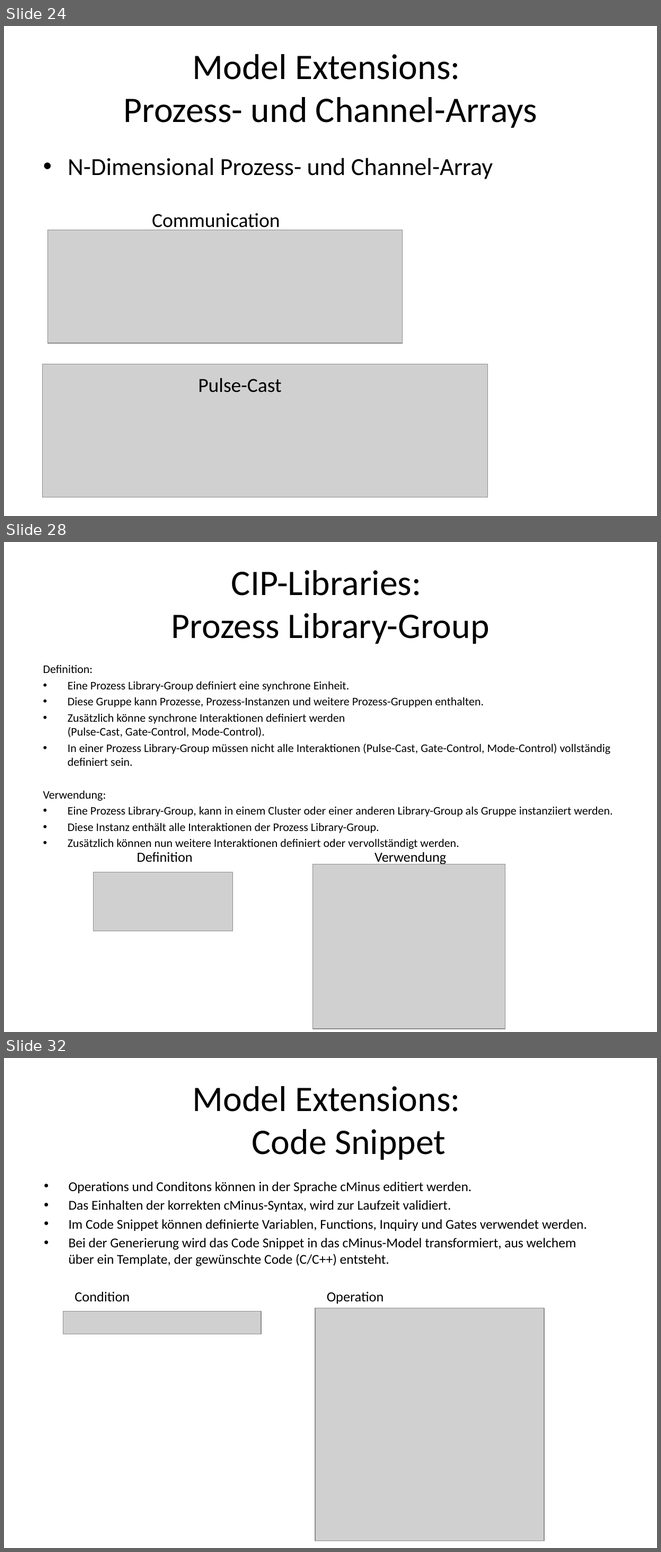
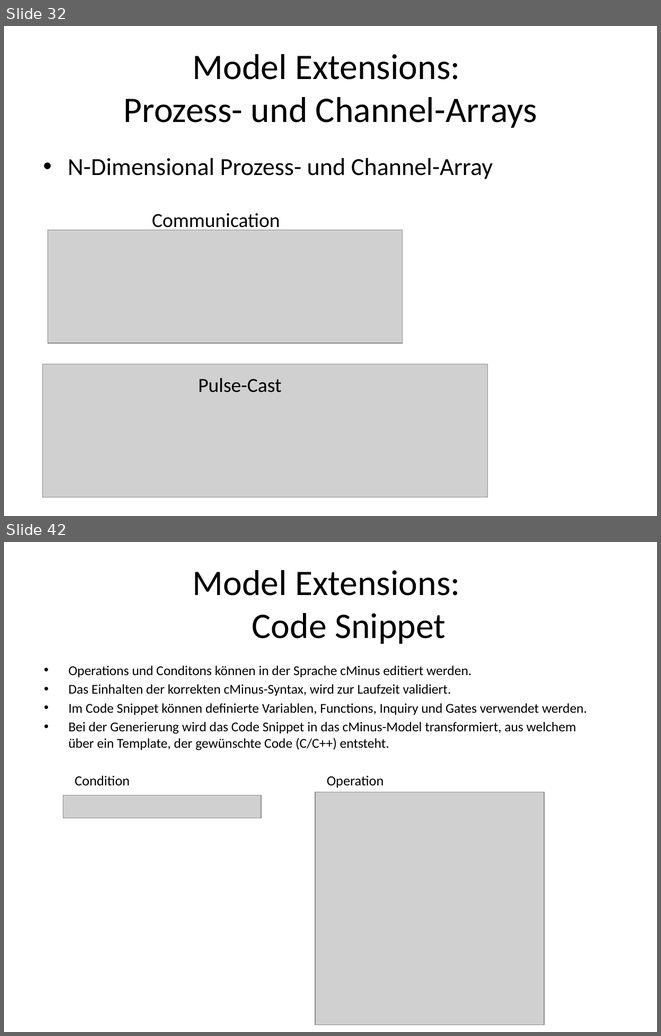
Before and after one commit to actifsource/ch.actifsource.example.cip, a slide deck: ch.actifsource.example.cip.course/docs/Actifsource CIP.pptx. Shown one above the other, each under a label of ours: slides 24, 28 and 32 before the commit, slides 32 and 42 after it; the slides between them are not shown. The pictures are 661x1552 and 661x1036 pixels, drawn with LibreOffice and Linux fonts; fonts in the diff are those of the drawing; grey boxes stand for pictures. Boxes give left, top, right and bottom in pixels: in the first picture for what was removed or moved away, otherwise in the second. Text is boxed around its words. In the diff, an @@ line names an element or a change of style, - is before the commit and + after.

```diff
--- a/ch.actifsource.example.cip.course/docs/Actifsource CIP.pptx
+++ b/ch.actifsource.example.cip.course/docs/Actifsource CIP.pptx
@@ slide 28 removed at [4,542,657,1032], background #FFFFFF @@
@@ title removed at [171,570,489,644] @@
-CIP-Libraries:
-Prozess Library-Group
@@ text removed at [43,665,612,849] @@
-Definition:
-• Eine Prozess Library-Group definiert eine synchrone Einheit.
-• Diese Gruppe kann Prozesse, Prozess-Instanzen und weitere Prozess-Gruppen enthalten.
-• Zusätzlich könne synchrone Interaktionen definiert werden
-  (Pulse-Cast, Gate-Control, Mode-Control).
-• In einer Prozess Library-Group müssen nicht alle Interaktionen (Pulse-Cast, Gate-Control, Mode-Control) vollständig definiert sein.
-Verwendung:
-• Eine Prozess Library-Group, kann in einem Cluster oder einer anderen Library-Group als Gruppe instanziiert werden.
-• Diese Instanz enthält alle Interaktionen der Prozess Library-Group.
-• Zusätzlich können nun weitere Interaktionen definiert oder vervollständigt werden.
@@ text removed at [137,852,193,862] @@
-Definition
@@ text removed at [374,852,446,865] @@
-Verwendung
@@ picture removed at [94,872,233,930] @@
@@ picture removed at [313,864,505,1029] @@
@@ what was slide 24 is now slide 32 @@
@@ what was slide 32 is now slide 42 @@
```
Also in this commit, not shown: 10 slides changed, 29 slides added, 3 other slides removed, 1 other file.
